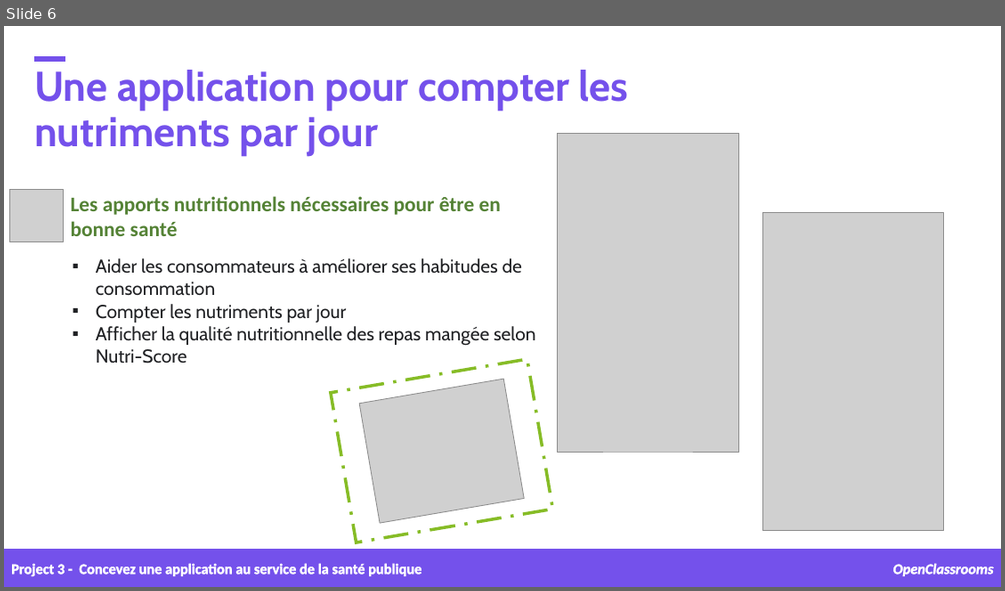
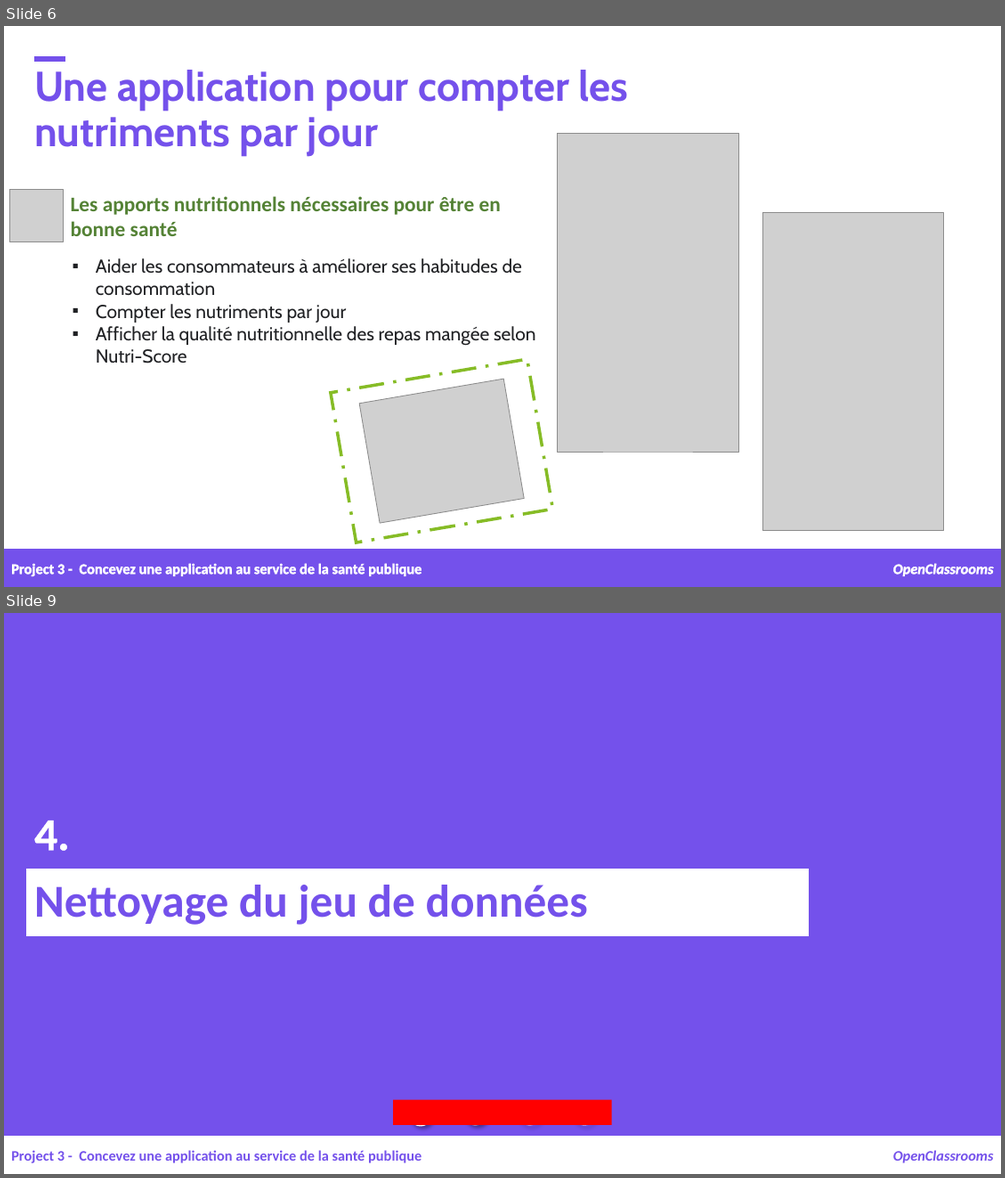
Before and after one commit to samirhinojosa/OC-P3-design-application-public-health, a slide deck: supports/P3_02_presentation.pptx. Shown one above the other, each under a label of ours: slide 6 before the commit, slides 6 and 9 after it; the slides between them are not shown. The pictures are 1005x591 and 1005x1178 pixels, drawn with LibreOffice and Linux fonts; fonts in the diff are those of the drawing; grey boxes stand for pictures; background and template pictures are left out. Boxes give left, top, right and bottom in pixels: in the first picture for what was removed or moved away, otherwise in the second. Text is boxed around its words. In the diff, an @@ line names an element or a change of style, - is before the commit and + after.

```diff
--- a/supports/P3_02_presentation.pptx
+++ b/supports/P3_02_presentation.pptx
@@ slide 9 added at bbox=[4, 613, 1001, 1174], background #7451EB @@
@@ text added at bbox=[34, 820, 70, 851], 44 pt, text #FFFFFF, bold @@
+4.
@@ rectangle added at bbox=[27, 868, 809, 936], fill #FFFFFF, outline #FFFFFF 0.75 pt, 44 pt, text #7451EB, bold @@
+Nettoyage du jeu de données
@@ rectangle added at bbox=[394, 1100, 612, 1126], fill #FF0000 @@
@@ ellipse added at bbox=[409, 1103, 432, 1126], fill #7451EB, outline #FFFFFF 1 pt @@
@@ ellipse added at bbox=[464, 1102, 487, 1125], fill #FFFFFF, outline #FFFFFF 1 pt @@
@@ ellipse added at bbox=[518, 1102, 542, 1125], outline #FFFFFF 1 pt @@
@@ ellipse added at bbox=[573, 1102, 596, 1125], outline #FFFFFF 1 pt @@
@@ rectangle added at bbox=[4, 1136, 1001, 1174], fill #FFFFFF, outline #FFFFFF 1 pt @@
@@ line added from (482, 1136) to (482, 1136), #4472C4 0.5 pt @@
@@ text added at bbox=[11, 1150, 421, 1163], 14 pt, text #7451EB, bold @@
+Project 3 - Concevez une application au service de la santé publique
@@ text added at bbox=[893, 1150, 994, 1163], 14 pt, text #7451EB, bold, italic @@
+OpenClassrooms
```
Also in this commit, not shown: 4 slides changed, 17 other slides added, 1 slide removed, 3 other files.
